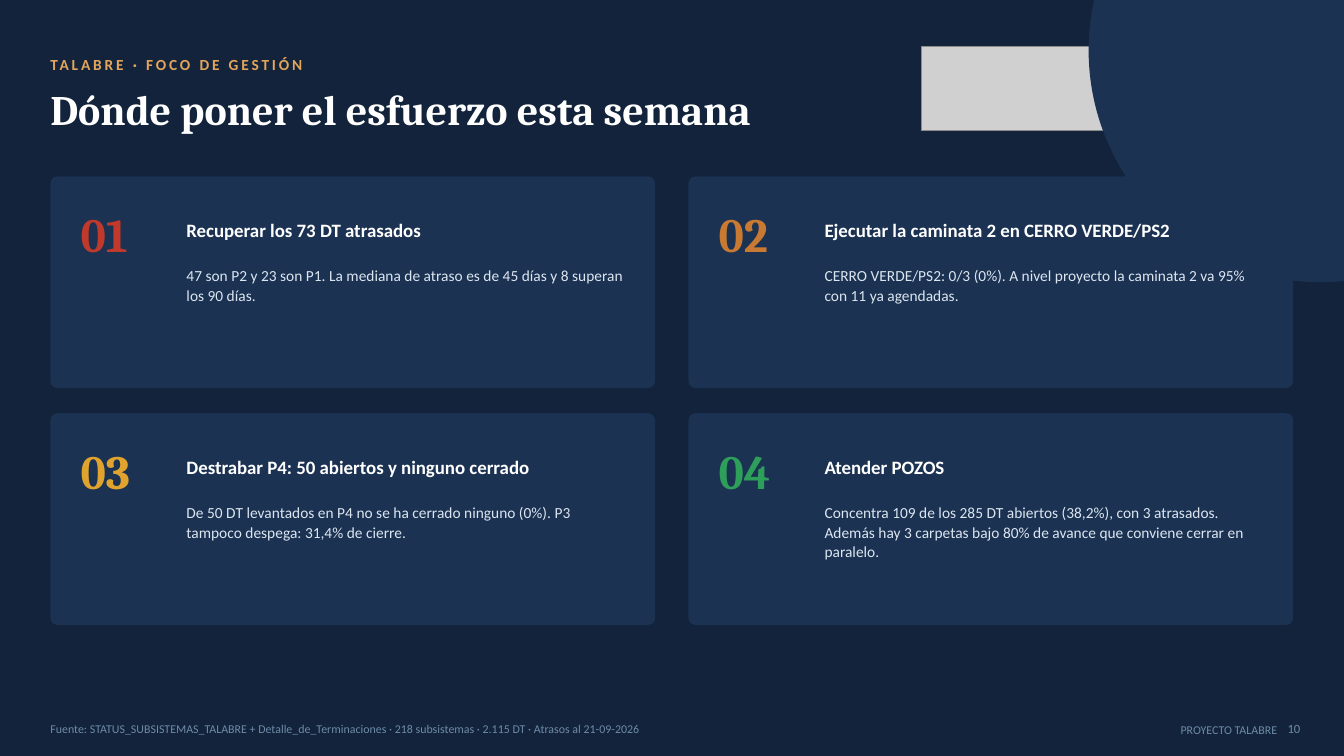
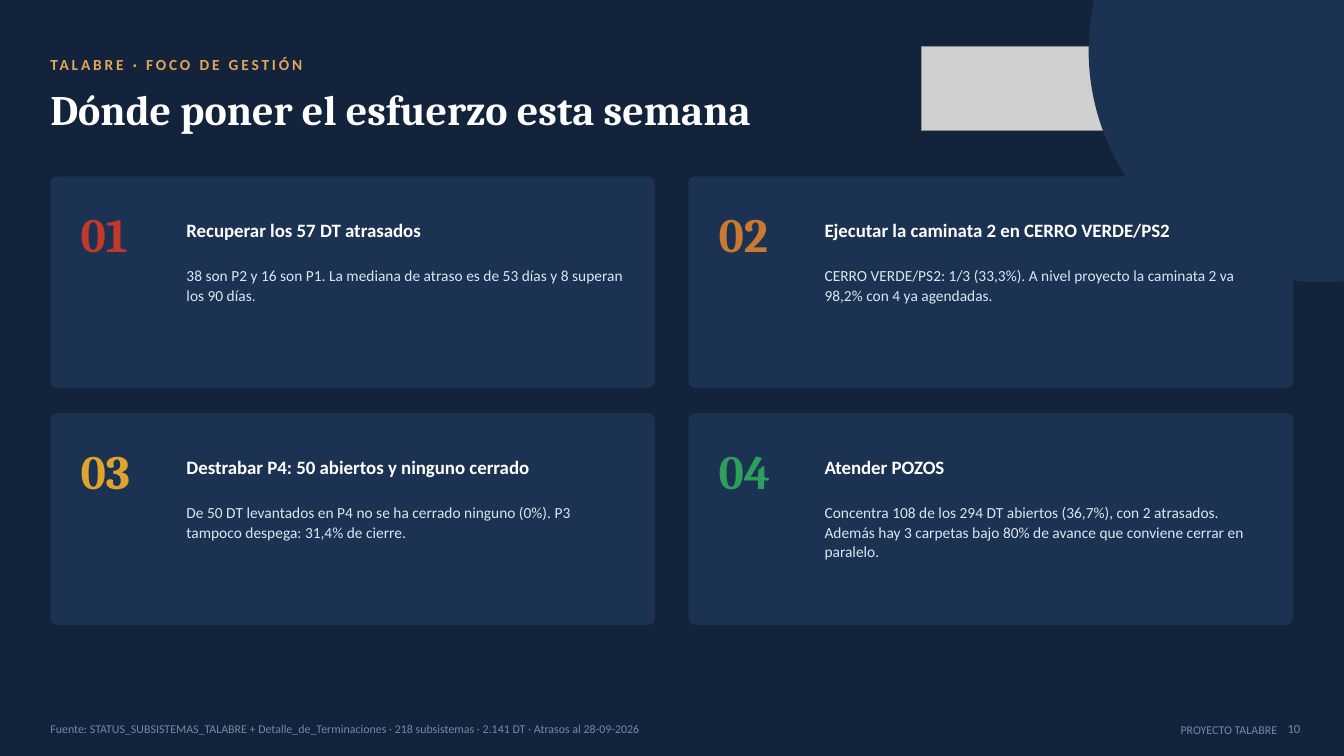
Before and after one commit to tdkvalex/Dashboard-HSEQ, a slide deck: slide 10 of panel_control_TOP_P1/Panel_Control_TOP_P1.pptx. Drawn at 1344x756 pixels with LibreOffice and Linux fonts; fonts in the diff are those of the drawing; grey boxes stand for pictures. Boxes give left, top, right and bottom in pixels: in the first picture for what was removed or moved away, otherwise in the second. Text is boxed around its words. In the diff, an @@ line names an element or a change of style, - is before the commit and + after.

```diff
--- a/panel_control_TOP_P1/Panel_Control_TOP_P1.pptx
+++ b/panel_control_TOP_P1/Panel_Control_TOP_P1.pptx
@@ text at <box>186,223,421,240</box>: text changed @@
-Recuperar los 73 DT atrasados
+Recuperar los 57 DT atrasados
@@ text at <box>186,270,622,301</box>: text changed @@
-47 son P2 y 23 son P1. La mediana de atraso es de 45 días y 8 superan los 90 días.
+38 son P2 y 16 son P1. La mediana de atraso es de 53 días y 8 superan los 90 días.
@@ text at <box>825,270,1234,304</box>: text changed @@
-CERRO VERDE/PS2: 0/3 (0%). A nivel proyecto la caminata 2 va 95% con 11 ya agendadas.
+CERRO VERDE/PS2: 1/3 (33,3%). A nivel proyecto la caminata 2 va 98,2% con 4 ya agendadas.
@@ text at <box>825,507,1244,560</box>: text changed @@
-Concentra 109 de los 285 DT abiertos (38,2%), con 3 atrasados. Además hay 3 carpetas bajo 80% de avance que conviene cerrar en paralelo.
+Concentra 108 de los 294 DT abiertos (36,7%), con 2 atrasados. Además hay 3 carpetas bajo 80% de avance que conviene cerrar en paralelo.
@@ text at <box>50,725,640,735</box>: text changed @@
-Fuente: STATUS_SUBSISTEMAS_TALABRE + Detalle_de_Terminaciones · 218 subsistemas · 2.115 DT · Atrasos al 21-09-2026
+Fuente: STATUS_SUBSISTEMAS_TALABRE + Detalle_de_Terminaciones · 218 subsistemas · 2.141 DT · Atrasos al 28-09-2026
```
Also in this commit, not shown: 4 other slides changed, 3 other files.
